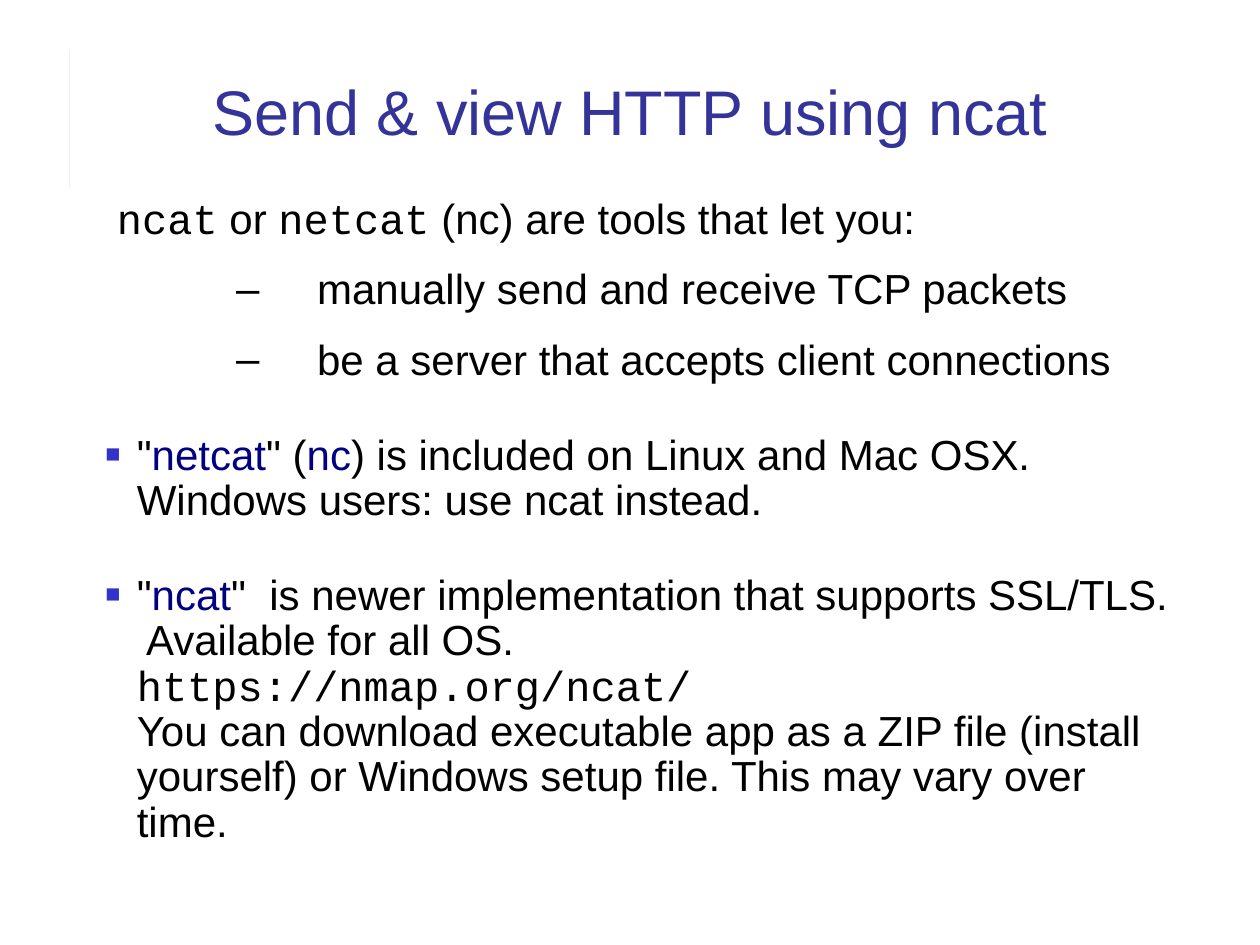
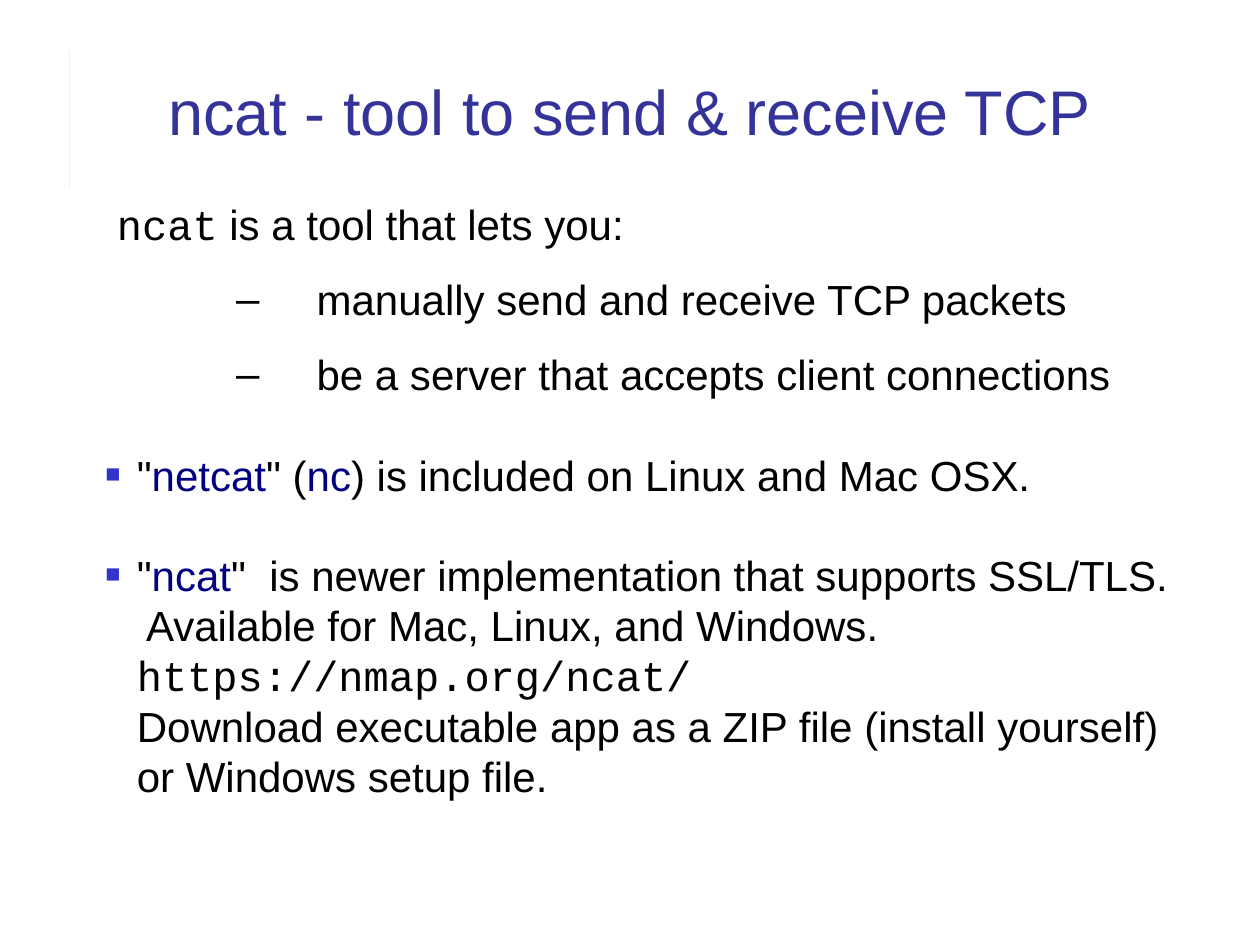
Before and after one commit to cpske/ISP, a slide deck: slide 3 of web/HTTP-in-Action.ppt. Drawn at 1260x945 pixels with LibreOffice and Linux fonts; fonts in the diff are those of the drawing. Boxes give left, top, right and bottom in pixels: in the first picture for what was removed or moved away, otherwise in the second. Text is boxed around its words. In the diff, an @@ line names an element or a change of style, - is before the commit and + after.

Commit message:
add HTTP exercises & clean-up text

```diff
--- a/web/HTTP-in-Action.ppt
+++ b/web/HTTP-in-Action.ppt
@@ title at (168, 89, 1091, 136): text changed @@
-Send & view HTTP using ncat
+ncat - tool to send & receive TCP
@@ text at (117, 209, 623, 248): text changed @@
-ncat or netcat (nc) are tools that let you:
+ncat is a tool that lets you:
@@ text at (317, 284, 1110, 399): line spacing 0.9 to 1 @@
@@ text at (137, 460, 1168, 801): text changed @@
-■ "netcat" (nc) is included on Linux and Mac OSX.
-  Windows users: use ncat instead.
-■ "ncat" is newer implementation that supports SSL/TLS. Available for all OS.
-  https://nmap.org/ncat/
-  You can download executable app as a ZIP file (install yourself) or Windows setup file. This may vary over time.
+■ "netcat" (nc) is included on Linux and Mac OSX.
+■ "ncat" is newer implementation that supports SSL/TLS. Available for Mac, Linux, and Windows.
+  https://nmap.org/ncat/
+  Download executable app as a ZIP file (install yourself) or Windows setup file.
```
Also in this commit, not shown: 13 other slides changed, 6 slides added, 3 other files.
